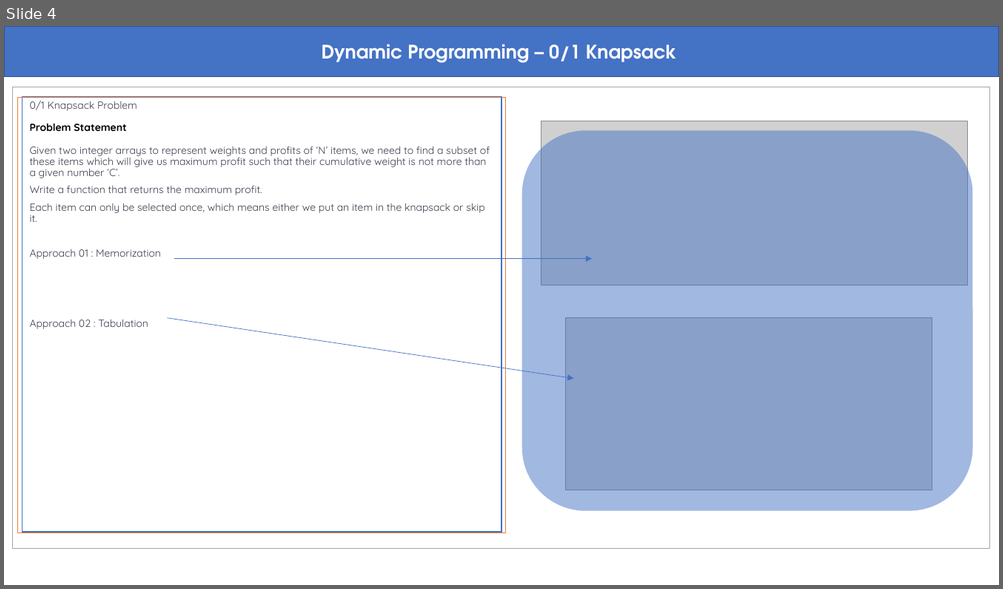
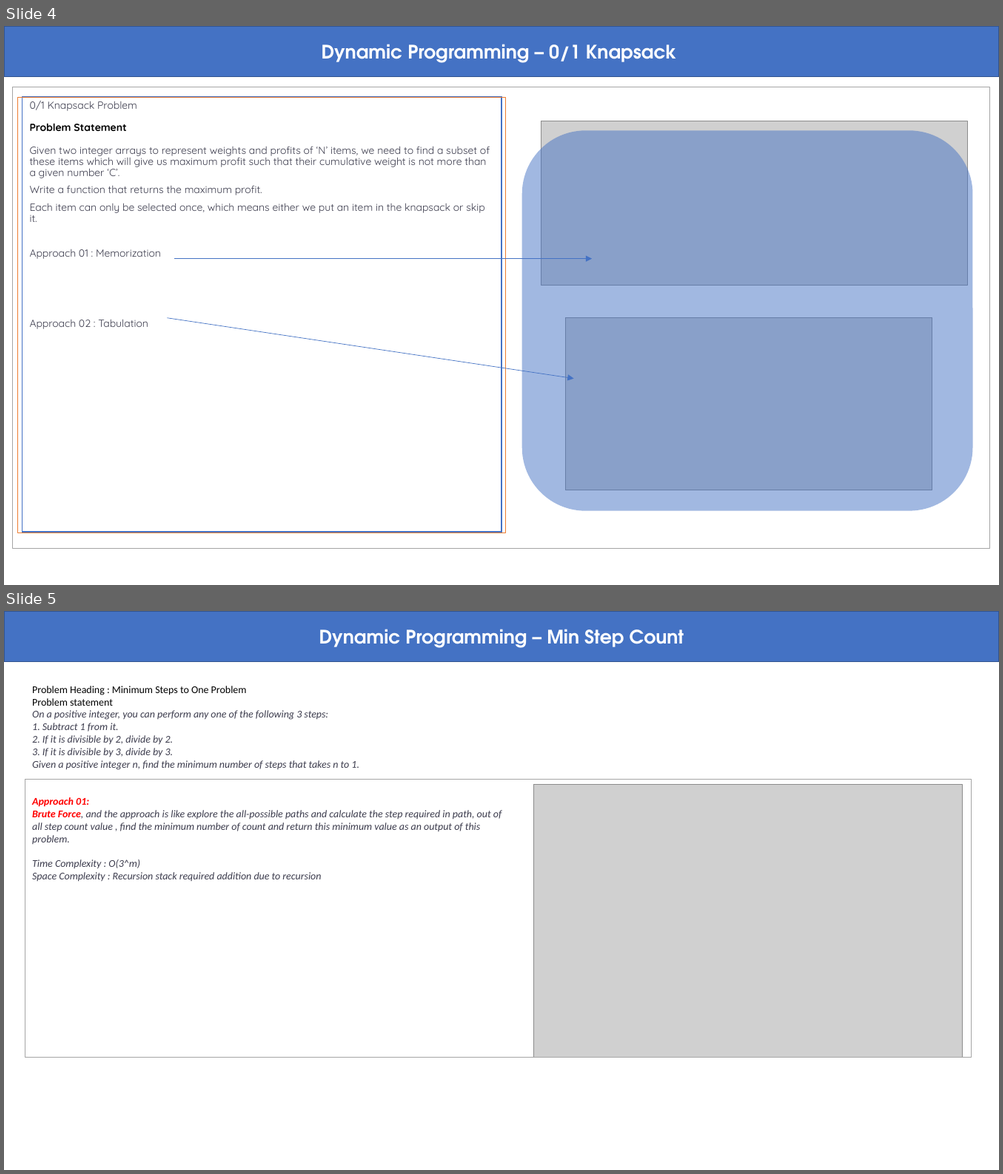
Before and after one commit to abmishra1234/4AM_Club_Coding, a slide deck: Dynamic_Programming/Dynamic Programming.pptx. Shown one above the other, each under a label of ours: slide 4 before the commit, slides 4 and 5 after it. The pictures are 1003x589 and 1003x1174 pixels, drawn with LibreOffice and Linux fonts; fonts in the diff are those of the drawing; grey boxes stand for pictures. Boxes give left, top, right and bottom in pixels: in the first picture for what was removed or moved away, otherwise in the second. Text is boxed around its words. In the diff, an @@ line names an element or a change of style, - is before the commit and + after.

Commit message:
Added one problem for DP learning

```diff
--- a/Dynamic_Programming/Dynamic Programming.pptx
+++ b/Dynamic_Programming/Dynamic Programming.pptx
@@ slide 5 added at (x1=4, y1=611, x2=999, y2=1170), background #FFFFFF @@
@@ rectangle added at (x1=4, y1=611, x2=999, y2=662), fill #4472C4, outline #325491 1 pt, 18 pt, text #FFFFFF, bold @@
+Dynamic Programming – Min Step Count
@@ text added at (x1=32, y1=686, x2=501, y2=882), 10 pt, text #3D3D4E, italic @@
+Problem Heading : Minimum Steps to One Problem
+Problem statement
+On a positive integer, you can perform any one of the following 3 steps:
+1. Subtract 1 from it.
+2. If it is divisible by 2, divide by 2.
+3. If it is divisible by 3, divide by 3.
+Given a positive integer n, find the minimum number of steps that takes n to 1.
+Approach 01:
+Brute Force, and the approach is like explore the all-possible paths and calculate the step required in path, out of all step count value , find the minimum number of count and return this minimum value as an output of this problem.
+Time Complexity : O(3^m)
+Space Complexity : Recursion stack required addition due to recursion
@@ rectangle added at (x1=25, y1=779, x2=971, y2=1058), outline #A5A5A5 0.75 pt @@
@@ picture added at (x1=534, y1=785, x2=962, y2=1058) @@
```
Also in this commit, not shown: 1 other slide added.
